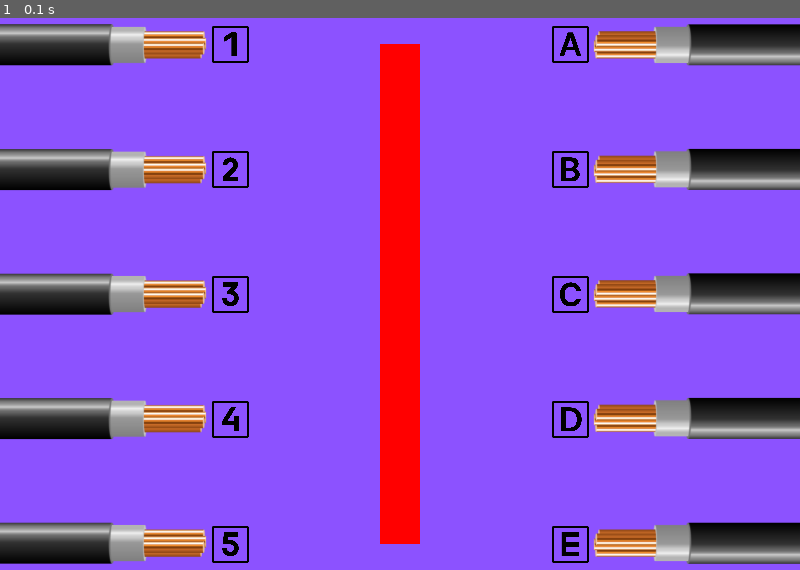
Above: before the commit, frame 1.
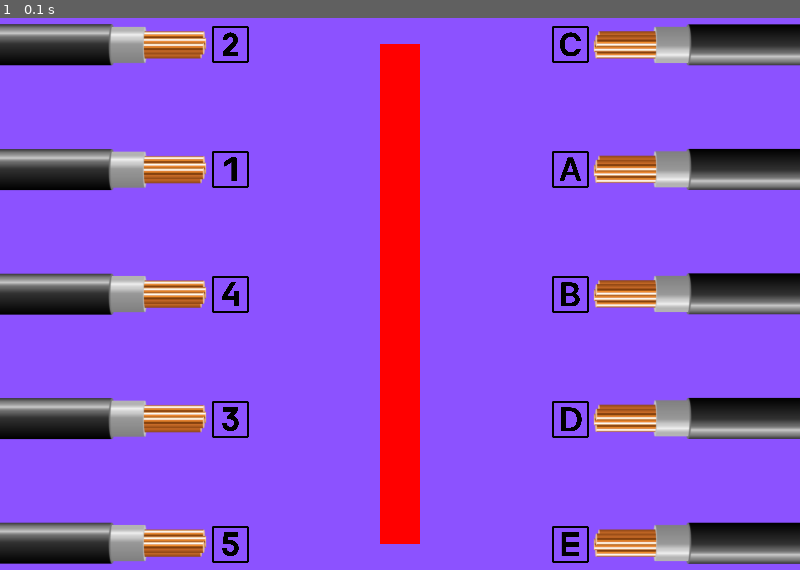
Above: after the commit, the same moment.

Repository: Moon-suny/projet_info_Becile
Game: pygame game, started from Jeu1/Main_Jeu_1.py
Two runs of this game, one before a commit and one after it. Both use one fixed random seed, a clock stepped at 60 frames per second and the inputs below.
Inputs:
- Up to frame 1 (0.1 s): no input

The runs differ from the first frame. In frame 1, 0.3% of the frame differs, in the area x 27-73%, y 2-75%.

Commit message:
Ajout de la fonction de mélange des positions et mise à jour des boutons dans Jeu1

Diff:
--- a/Jeu1/Main_Jeu_1.py
+++ b/Jeu1/Main_Jeu_1.py
@@ -1,6 +1,6 @@
 import pygame
 import sys
-from lib_jeu1_pygame import create_button, check_button_clicked, check_response, draw_progress_bar, DEFAULT_BUTTON_COLOR
+from lib_jeu1_pygame import create_button, check_button_clicked, check_response, draw_progress_bar, shuffle_positions, DEFAULT_BUTTON_COLOR
 
 # Initialisation de Pygame
 pygame.init()
@@ -19,88 +19,91 @@
 vert = (0, 255, 0)
 rouge = (255, 0, 0)
 
-# position a droite de l'écran
-pos_1 = (190, 20, 0, 0)
-pos_2 = (190, 145, 0, 0)
-pos_3 = (190, 270, 0, 0)
-pos_4 = (190, 395, 0, 0)
-pos_5 = (190, 520, 0, 0)
+# Dictionnaire initial des positions
+positions = {
+    "pos_1": (190, 20, 0, 0),
+    "pos_2": (190, 145, 0, 0),
+    "pos_3": (190, 270, 0, 0),
+    "pos_4": (190, 395, 0, 0),
+    "pos_5": (190, 520, 0, 0),
+    "pos_A": (530, 20, 0, 0),
+    "pos_B": (530, 145, 0, 0),
+    "pos_C": (530, 270, 0, 0),
+    "pos_D": (530, 395, 0, 0),
+    "pos_E": (530, 520, 0, 0)
+}
 
-# position a gauche de l'écran
-pos_A = (530, 20, 0, 0)
-pos_B = (530, 145, 0, 0)
-pos_C = (530, 270, 0, 0)
-pos_D = (530, 395, 0, 0)
-pos_E = (530, 520, 0, 0)
+# Mélanger les positions
+shuffle_output_positions = shuffle_positions(positions)
 
 # Liste des boutons avec leurs propriétés
 buttons = [
     {   # Bouton 1
         "name" : "1",
-        "rect": pygame.Rect(pos_1),  # Taille initiale, sera ajustée à celle de l'image
+        "rect": pygame.Rect(shuffle_output_positions["pos_1"]),  # Taille initiale, sera ajustée à celle de l'image
         "text": "",  # Texte (vide si image)
         "image_path": "Jeu1/Img_Button/Logo_Cable_G/1.png", # Chemin/nom de l'image (vide si texte)
         "scale_factor": 0.1,  # Facteur d'échelle pour le bouton 1
     },
     {   # Bouton 2
         "name" : "2",
-        "rect": pygame.Rect(pos_2),  # Taille initiale, sera ajustée à celle de l'image
+        "rect": pygame.Rect(shuffle_output_positions["pos_2"]),  # Taille initiale, sera ajustée à celle de l'image
         "text": "",  # Texte (vide si image)
         "image_path": "Jeu1/Img_Button/Logo_Cable_G/2.png", # Chemin/nom de l'image (vide si texte)
         "scale_factor": 0.1,  # Facteur d'échelle pour le bouton 1
     },
     {   # Bouton 3
         "name" : "3",
-        "rect": pygame.Rect(pos_3),  # Taille initiale, sera ajustée à celle de l'image
+        "rect": pygame.Rect(shuffle_output_positions["pos_3"]),  # Taille initiale, sera ajustée à celle de l'image
         "text": "",  # Texte (vide si image)
         "image_path": "Jeu1/Img_Button/Logo_Cable_G/3.png", # Chemin/nom de l'image (vide si texte)
         "scale_factor": 0.1,  # Facteur d'échelle pour le bouton 1
     },
     {   # Bouton 4
         "name" : "4",
-        "rect": pygame.Rect(pos_4),  # Taille initiale, sera ajustée à celle de l'image
+        "rect": pygame.Rect(shuffle_output_positions["pos_4"]),  # Taille initiale, sera ajustée à celle de l'image
         "text": "",  # Texte (vide si image)
         "image_path": "Jeu1/Img_Button/Logo_Cable_G/4.png", # Chemin/nom de l'image (vide si texte)
         "scale_factor": 0.1,  # Facteur d'échelle pour le bouton 1
     },
     {   # Bouton 5
         "name" : "5",
-        "rect": pygame.Rect(pos_5),  # Taille initiale, sera ajustée à celle de l'image
+        "rect": pygame.Rect(shuffle_output_positions["pos_5"]),  # Taille initiale, sera ajustée à celle de l'image
         "text": "",  # Texte (vide si image)
         "image_path": "Jeu1/Img_Button/Logo_Cable_G/5.png", # Chemin/nom de l'image (vide si texte)
         "scale_factor": 0.1,  # Facteur d'échelle pour le bouton 1
     },
     {   # Bouton A
         "name" : "A",
-        "rect": pygame.Rect(pos_A),  # Taille initiale, sera ajustée à celle de l'image
+        "rect": pygame.Rect(shuffle_output_positions["pos_A"]),  # Taille initiale, sera ajustée à celle de l'image
         "text": "",  # Texte (vide si image)
         "image_path": "Jeu1/Img_Button/Logo_Cable_D/A.png", # Chemin/nom de l'image (vide si texte)
         "scale_factor": 0.1,  # Facteur d'échelle pour le bouton 1
     },
     {   # Bouton B
         "name" : "B",
-        "rect": pygame.Rect(pos_B),  # Taille initiale, sera ajustée à celle de l'image
+        "rect": pygame.Rect(shuffle_output_positions["pos_B"]),  # Taille initiale, sera ajustée à celle de l'image
         "text": "",  # Texte (vide si image)
         "image_path": "Jeu1/Img_Button/Logo_Cable_D/B.png", # Chemin/nom de l'image (vide si texte)
         "scale_factor": 0.1,  # Facteur d'échelle pour le bouton 1
     },
     {   # Bouton C
         "name" : "C",
-        "rect": pygame.Rect(pos_C),  # Taille initiale, sera ajustée à celle de l'image
+        "rect": pygame.Rect(shuffle_output_positions["pos_C"]),  # Taille initiale, sera ajustée à celle de l'image
         "text": "",  # Texte (vide si image)
         "image_path": "Jeu1/Img_Button/Logo_Cable_D/C.png", # Chemin/nom de l'image (vide si texte)
         "scale_factor": 0.1,  # Facteur d'échelle pour le bouton 1
     },
     {   # Bouton D
         "name" : "D",
-        "rect": pygame.Rect(pos_D),  # Taille initiale, sera ajustée à celle de l'image
+        "rect": pygame.Rect(shuffle_output_positions["pos_D"]),  # Taille initiale, sera ajustée à celle de l'image
         "text": "",  # Texte (vide si image)
         "image_path": "Jeu1/Img_Button/Logo_Cable_D/D.png", # Chemin/nom de l'image (vide si texte)
         "scale_factor": 0.1,  # Facteur d'échelle pour le bouton 1
     },
     {   # Bouton E
         "name" : "E",
-        "rect": pygame.Rect(pos_E),  # Taille initiale, sera ajustée à celle de l'image
+        "rect": pygame.Rect(shuffle_output_positions["pos_E"]),  # Taille initiale, sera ajustée à celle de l'image
         "text": "",  # Texte (vide si image)
         "image_path": "Jeu1/Img_Button/Logo_Cable_D/E.png", # Chemin/nom de l'image (vide si texte)
         "scale_factor": 0.1,  # Facteur d'échelle pour le bouton 1
@@ -164,8 +167,6 @@
                             Second_button_use = None
                             waiting_for_second_click = False
 
-                            print("Réponse donnée :", Rep_give)
-
 
         # Remplir l'écran avec une couleur de fond
         screen.blit(fond, (0, 0))
--- a/Jeu1/lib_jeu1_pygame.py
+++ b/Jeu1/lib_jeu1_pygame.py
@@ -1,4 +1,5 @@
 import pygame
+import random
 
 # Couleurs par défaut
 DEFAULT_BUTTON_COLOR = (200, 200, 200)
@@ -73,6 +74,7 @@
     :param event: Événement Pygame à vérifier.
     :return: True si le bouton a été cliqué, sinon False.
     """
+
     if event.type == pygame.MOUSEBUTTONDOWN:
         return rect.collidepoint(event.pos)
     return False
@@ -130,6 +132,7 @@
     :param color_1: Couleur de la barre de fond (rouge).
     :param color_2: Couleur de la barre de remplissage (vert).
     """
+
     # Dessiner la barre de chargement rouge (fond)
     pygame.draw.rect(screen, color_1, (x, y, width, height))
 
@@ -138,3 +141,36 @@
 
     # Dessiner la barre de chargement verte (remplissage)
     pygame.draw.rect(screen, color_2, (x, y + height - hauteur_verte, width, hauteur_verte))
+
+################################################################################
+#                       Fonction de mélange des positions
+################################################################################
+
+def shuffle_positions(positions):
+    """
+    Mélange les positions des chiffres et des lettres séparément.
+
+    :param positions: Dictionnaire contenant les positions avec des clés comme 'pos_1', 'pos_2', ..., 'pos_A', 'pos_B', ...
+    :return: Dictionnaire avec les positions mélangées.
+    """
+    # Séparer les positions en deux groupes
+    number_positions = [positions[f"pos_{i}"] for i in range(1, 6)]
+    letter_positions = [positions[f"pos_{letter}"] for letter in "ABCDE"]
+
+    # Mélanger les positions
+    random.shuffle(number_positions)
+    random.shuffle(letter_positions)
+
+    # Créer un nouveau dictionnaire avec les positions mélangées
+    shuffle_output_positions = {}
+
+    # Utiliser une liste de nombres pour les clés des positions des chiffres
+    number_keys = [f"pos_{i}" for i in range(1, 6)]
+    for key, pos in zip(number_keys, number_positions):
+        shuffle_output_positions[key] = pos
+
+    # Utiliser les lettres directement pour les clés des positions des lettres
+    for letter, pos in zip("ABCDE", letter_positions):
+        shuffle_output_positions[f"pos_{letter}"] = pos
+
+    return shuffle_output_positions
